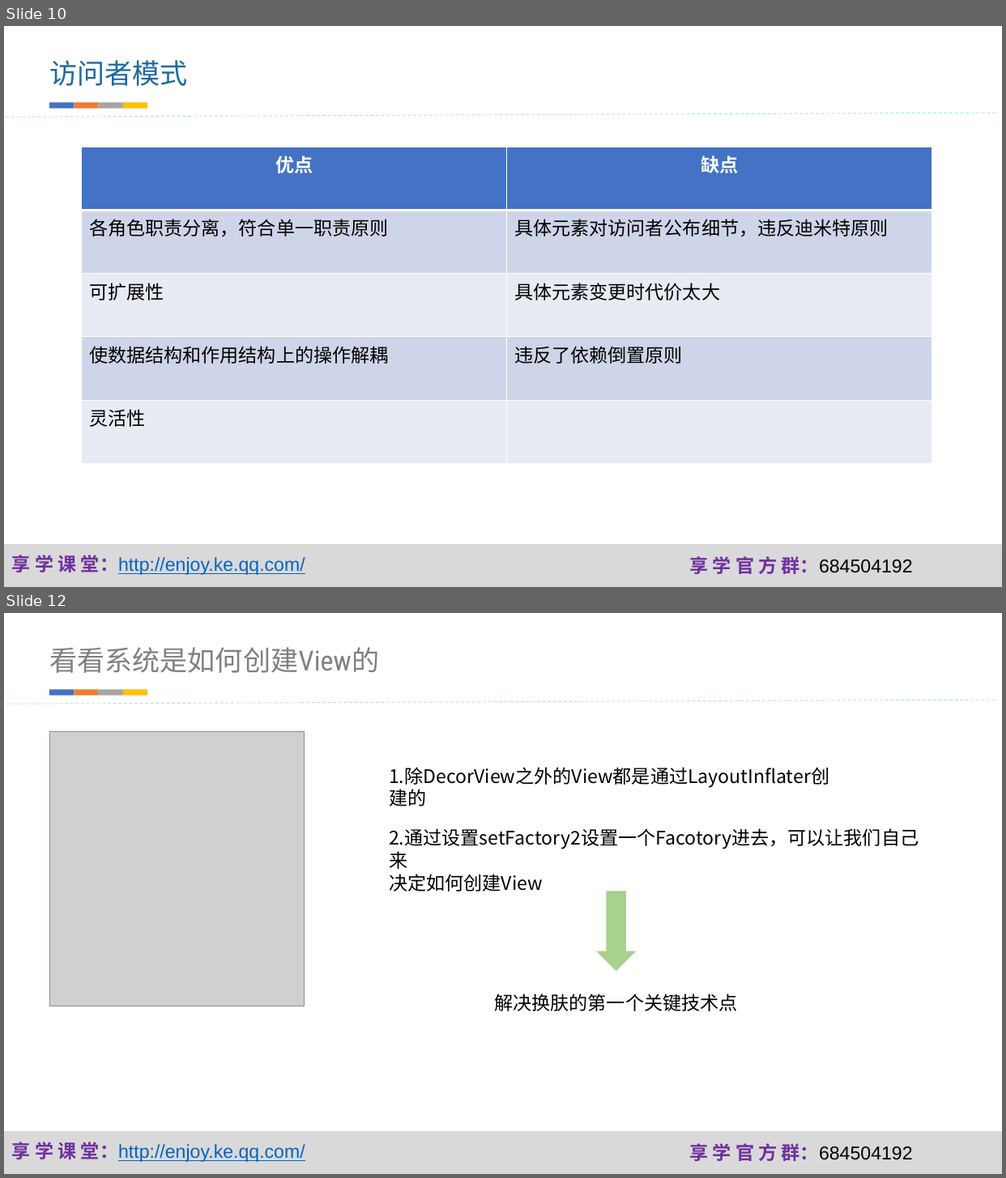
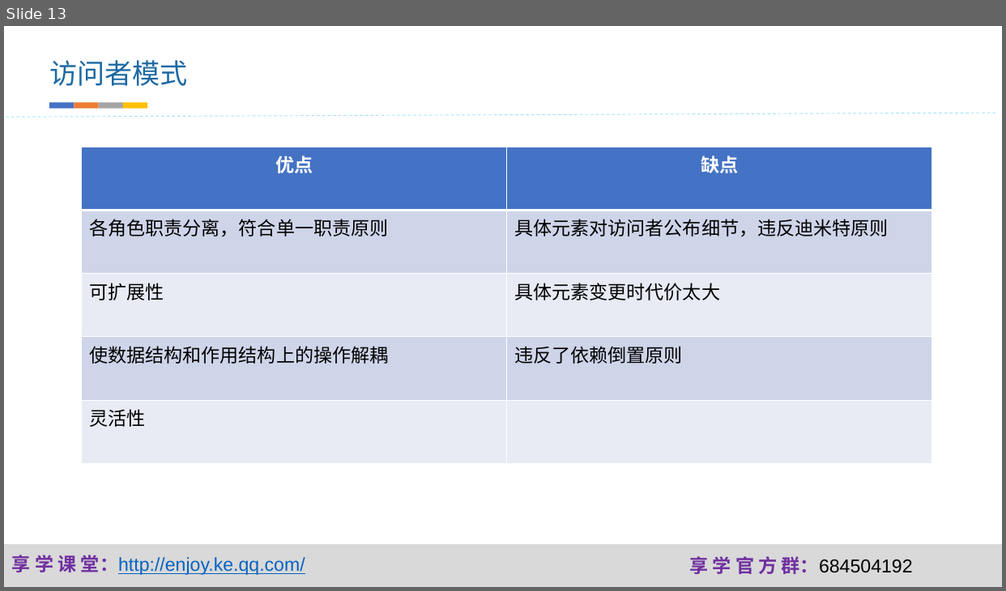
Before and after one commit to fanzhangvip/xiangxue, a slide deck: pre/javapoet.pptx. Shown one above the other, each under a label of ours: slides 10 and 12 before the commit, slide 13 after it; the slides between them are not shown. The pictures are 1006x1178 and 1006x591 pixels, drawn with LibreOffice and Linux fonts; fonts in the diff are those of the drawing; grey boxes stand for pictures; background and template pictures are left out. Boxes give left, top, right and bottom in pixels: in the first picture for what was removed or moved away, otherwise in the second. Text is boxed around its words. In the diff, an @@ line names an element or a change of style, - is before the commit and + after.

```diff
--- a/pre/javapoet.pptx
+++ b/pre/javapoet.pptx
@@ slide 12 removed at bbox=[4, 613, 1002, 1174], background #FFFFFF; not listed: 3 template elements that a slide beside it also shows @@
@@ text removed at bbox=[49, 647, 379, 673] @@
-看看系统是如何创建View的
@@ line removed from (4, 705) to (998, 700) @@
@@ group removed at bbox=[49, 689, 147, 696]: 4 rectangles @@
@@ picture removed at bbox=[49, 731, 305, 1007] @@
@@ text removed at bbox=[389, 767, 829, 787] @@
-1.除DecorView之外的View都是通过LayoutInflater创建的
@@ text removed at bbox=[389, 828, 918, 892] @@
-2.通过设置setFactory2设置一个Facotory进去，可以让我们自己来
-决定如何创建View
@@ down arrow removed at bbox=[596, 892, 636, 972] @@
@@ text removed at bbox=[494, 994, 737, 1012] @@
-解决换肤的第一个关键技术点
@@ what was slide 10 is now slide 13 @@
```
Also in this commit, not shown: 3 slides added, 13 other slides removed, 23 other files.
